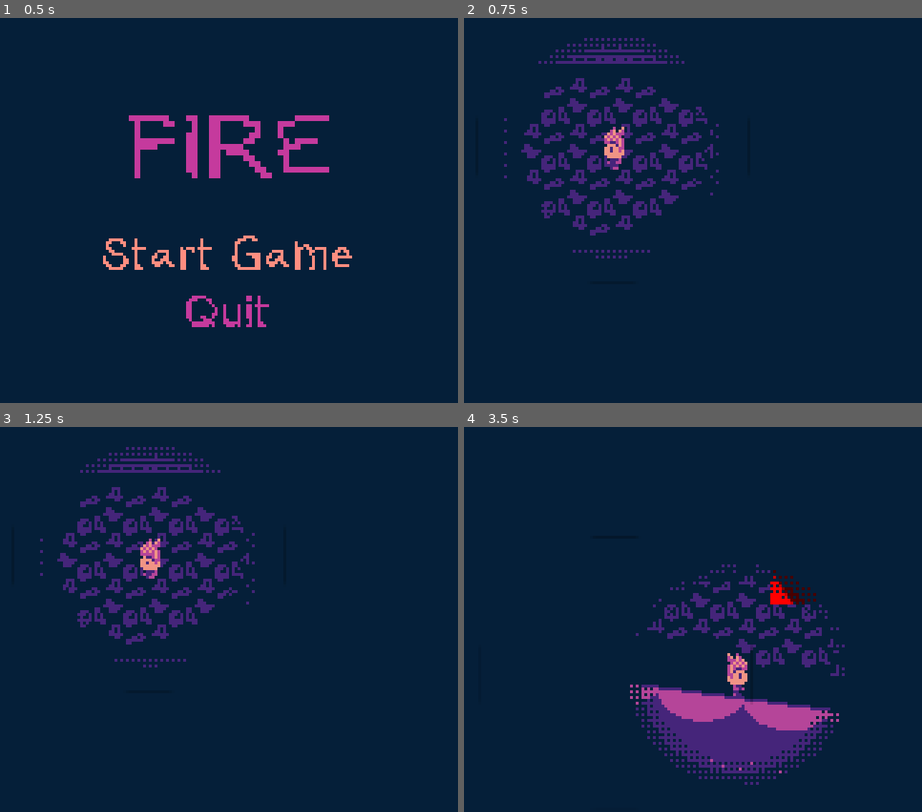
Above: before the commit, frames 1-4 (two rows, left to right).
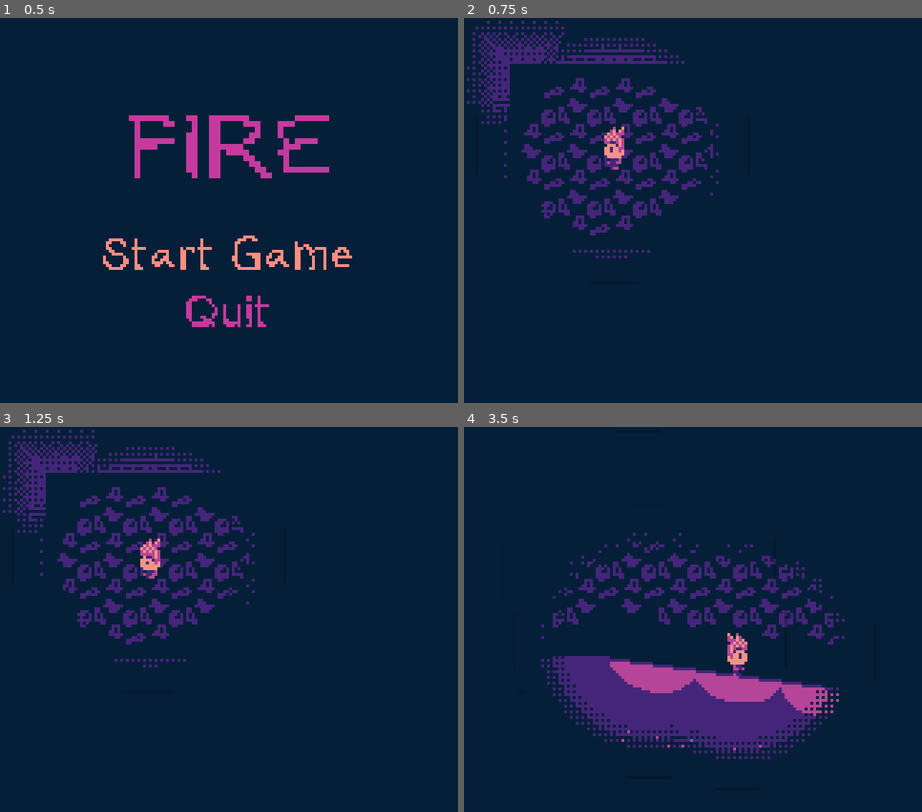
Above: after the commit, the same moments.

Repository: dallasschoff/game-jam-sept-2024
Game: Godot game, scene res://Scenes/Game.tscn
The game is run twice, just before and just after one commit, with the same random seed, the same clock (stepped at 60 frames per second) and the same inputs. The engine's default icon, where the game draws it, is replaced by a stand-in: a white triangle on a blue panel in a dark square.
Inputs:
- Up to frame 1 (0.5 s): no input
- Up to frame 2 (0.75 s): click "Start Game" at 0.5 s
- Up to frame 3 (1.25 s): no input
- Up to frame 4 (3.5 s): hold Right (move_right) 1.28-2.03 s; tap Z (a_button) at 1.35, 2.1, 2.85 s; hold Down (move_down) 2.03-2.78 s; hold Right (move_right) from 2.78 s (still down)

Frame 1 is identical in both runs. In frame 2, 1.6% of the frame differs, in the area x 0-22%, y 0-28%; in frame 3, 1.6%; in frame 4, 15%, in the area x 16-84%, y 27-93%.

Commit message:
Pulse Logic Added

Diff:
--- a/Scenes/Level.tscn
+++ b/Scenes/Level.tscn
@@ -1,8 +1,9 @@
-[gd_scene load_steps=13 format=3 uid="uid://dflrdchtnvq33"]
+[gd_scene load_steps=14 format=4 uid="uid://dflrdchtnvq33"]
 
 [ext_resource type="Script" path="res://Scripts/level.gd" id="1_6lvft"]
 [ext_resource type="PackedScene" uid="uid://cxael5qe6iwgb" path="res://Scenes/Player.tscn" id="2_6mnp7"]
 [ext_resource type="Texture2D" uid="uid://betnyy03ey3jw" path="res://Assets/Level v1.1.png" id="2_cu7n0"]
+[ext_resource type="PackedScene" uid="uid://dut0nb0k5wwce" path="res://Scenes/Pulse.tscn" id="2_ucbpd"]
 [ext_resource type="Texture2D" uid="uid://cpkmwp44rog5p" path="res://Assets/icon.svg" id="3_cglan"]
 [ext_resource type="Texture2D" uid="uid://5wn2fl7rpxb6" path="res://Assets/GBJam_12_Light_Texture.png" id="4_7j71m"]
 [ext_resource type="Shader" path="res://Scenes/lighting.gdshader" id="6_efhxh"]
@@ -91,6 +92,7 @@
 
 [sub_resource type="TileSet" id="TileSet_prjya"]
 occlusion_layer_0/light_mask = 1
+occlusion_layer_0/sdf_collision = true
 physics_layer_0/collision_layer = 1
 sources/0 = SubResource("TileSetAtlasSource_opm51")
 sources/1 = SubResource("TileSetAtlasSource_xj2hr")
@@ -98,6 +100,7 @@
 [sub_resource type="ShaderMaterial" id="ShaderMaterial_xoxwq"]
 shader = ExtResource("6_efhxh")
 shader_parameter/player_position = null
+shader_parameter/pulse_position = null
 shader_parameter/blue = Vector4(0.02, 0.122, 0.224, 1)
 shader_parameter/purple = Vector4(0.29, 0.141, 0.502, 1)
 shader_parameter/pink = Vector4(0.773, 0.227, 0.616, 1)
@@ -105,6 +108,7 @@
 
 [node name="Level" type="Node2D"]
 script = ExtResource("1_6lvft")
+PulseScene = ExtResource("2_ucbpd")
 
 [node name="Level Ground" type="Sprite2D" parent="."]
 material = SubResource("ShaderMaterial_o7thr")
@@ -151,7 +155,19 @@
 color = Color(0.0196078, 0.121569, 0.223529, 1)
 
 [node name="PointLight2D" type="PointLight2D" parent="."]
+visible = false
 position = Vector2(296, 24)
 blend_mode = 2
 shadow_enabled = true
 texture = ExtResource("4_7j71m")
+
+[node name="PointLight2D2" type="PointLight2D" parent="."]
+visible = false
+z_index = -1
+position = Vector2(230, 46)
+scale = Vector2(2, 2)
+blend_mode = 2
+shadow_enabled = true
+shadow_color = Color(0.02, 0.122, 0.224, 1)
+shadow_filter_smooth = 29.0
+texture = ExtResource("4_7j71m")
--- /dev/null
+++ b/Scenes/Pulse.tscn
@@ -0,0 +1,42 @@
+[gd_scene load_steps=5 format=3 uid="uid://dut0nb0k5wwce"]
+
+[ext_resource type="Texture2D" uid="uid://5wn2fl7rpxb6" path="res://Assets/GBJam_12_Light_Texture.png" id="1_twbk2"]
+
+[sub_resource type="SpriteFrames" id="SpriteFrames_vuth7"]
+
+[sub_resource type="GDScript" id="GDScript_1ixh4"]
+script/source = "extends PointLight2D
+
+var tween
+
+# Called when the node enters the scene tree for the first time.
+func _ready():
+	pass # Replace with function body.
+
+
+# Called every frame. 'delta' is the elapsed time since the previous frame.
+func _process(delta):
+	pass
+"
+
+[sub_resource type="CircleShape2D" id="CircleShape2D_vwpu6"]
+
+[node name="Pulse" type="Node2D"]
+
+[node name="AnimatedSprite2D" type="AnimatedSprite2D" parent="."]
+sprite_frames = SubResource("SpriteFrames_vuth7")
+
+[node name="PointLight2D" type="PointLight2D" parent="."]
+z_index = -1
+scale = Vector2(2, 2)
+blend_mode = 2
+shadow_enabled = true
+shadow_color = Color(0.02, 0.122, 0.224, 1)
+shadow_filter_smooth = 29.0
+texture = ExtResource("1_twbk2")
+script = SubResource("GDScript_1ixh4")
+
+[node name="Area2D" type="Area2D" parent="."]
+
+[node name="CollisionShape2D" type="CollisionShape2D" parent="Area2D"]
+shape = SubResource("CircleShape2D_vwpu6")
--- a/Scenes/lighting.gdshader
+++ b/Scenes/lighting.gdshader
@@ -3,6 +3,7 @@
 varying float flicker;
 varying vec2 world_position;
 uniform vec2 player_position;
+uniform vec2 pulse_position;
 
 uniform vec4 blue = vec4(0.02,0.122,0.224,1);
 uniform vec4 purple = vec4(0.29,0.141,0.502,1);
@@ -58,7 +59,18 @@
 		COLOR = vec4(1,1,1,0);
 	}
 
+	//Pulse Code
+	if (distance(wpUV,pulse_position) < radius3 && ((mod(wpUV.x - pulse_position.x,2.0)<1.0)&&(mod(wpUV.y - pulse_position.y,2.0))<1.0)) {
+		COLOR = vec4(1,1,1,0);
+	}
 
+	if (distance(wpUV,pulse_position) < radius2 && ((mod(wpUV.x - pulse_position.x,2.0)<1.0) || (mod(wpUV.y - pulse_position.y,2.0))<1.0)) {
+		COLOR = vec4(1,1,1,0);
+	}
+
+	if (distance(wpUV,pulse_position) < radius) {
+		COLOR = vec4(1,1,1,0);
+	}
 
 	//switch (colorMatch(COLOR)) {
 		//case 1:
--- a/Scripts/level.gd
+++ b/Scripts/level.gd
@@ -1,17 +1,24 @@
-extends Node
+extends Node2D
 
 var player_position : Vector2;
 @onready var player = $Player
 @onready var shader = $ColorRect
 var shaderMat
-
-var material : Shader = load("res://Scenes/lighting.gdshader")
+@export var PulseScene: PackedScene
 
 func _ready():
 	shaderMat = shader.material
-	#shaderMat.set_shader_parameter("player_position",player_position)
+	player.connect("create_pulse", create_pulse)
 
 # Called every frame. 'delta' is the elapsed time since the previous frame.
 func _process(delta):
-	player_position = player.position
-	shaderMat.set_shader_parameter("player_position",player_position)
+	shaderMat.set_shader_parameter("player_position", player.position)
+
+func create_pulse(pulse_position : Vector2):
+	shaderMat.set_shader_parameter("pulse_position", pulse_position)
+	var pulse = PulseScene.instantiate()
+	pulse.position = pulse_position
+	add_child(pulse)
+
+#func _draw():
+	#draw_arc(player.position, 10.0, )
--- a/Scripts/player.gd
+++ b/Scripts/player.gd
@@ -5,9 +5,10 @@
 var tween
 @onready var animation_tree: AnimationTree = $AnimationTree
 var direction
+signal create_pulse(pulse_position)
+
 # Called when the node enters the scene tree for the first time.
 func _ready():
-	light = $PointLight2D
 	animation_tree.active = true
 
 # Called every frame. 'delta' is the elapsed time since the previous frame.
@@ -16,11 +17,10 @@
 
 func _physics_process(delta):
 	direction = Input.get_vector("move_left","move_right","move_up","move_down").normalized()
-	velocity = direction * 100
+	velocity = direction * 50
 	move_and_slide()
 	if Input.is_action_just_pressed("a_button"):
-		tween = get_tree().create_tween()
-		tween.tween_property(light, "position", Vector2(light.position.x - 100, light.position.y), 5)
+		create_pulse.emit(position)
 
 func update_animation_parameters():
 	animation_tree["parameters/conditions/idle"] = true if velocity == Vector2.ZERO else false
